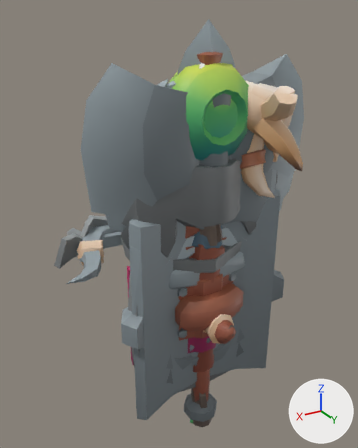
Before and after pictures for a commit that changed the glTF model assets/weapons.glb.
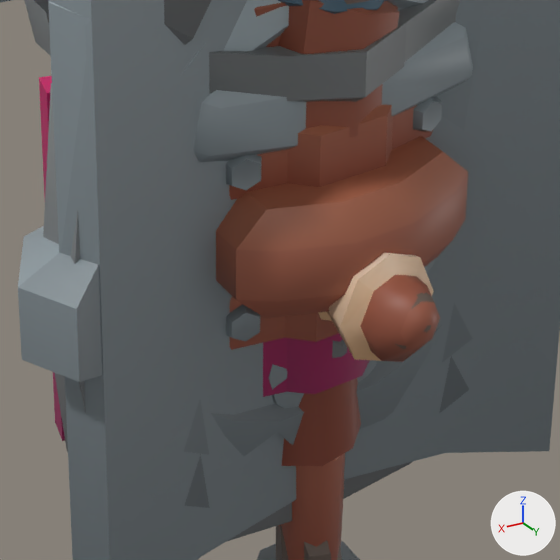
There are two pictures of each version: one whole from a 50 mm lens placed at (1.299, 1.916, 1.441), pointed at (-0.075, -0.374, 0.297), one close up on the part from 32% to 75% of the width and 55% to 89% of the height. Every picture has the same lights, and +X, +Y and +Z are marked at lower right. The older version's two pictures come first. Where no turn or scale is listed for an object, it has been applied to the vertices.

Names of what the first close-up shows: 'Skeleton_Axe', 'Skeleton_Blade', 'Skeleton_Shield_Large_A', 'Skeleton_Shield_Small_A', 'axe_2handed.001', 'crossbow_2handed.001', 'shield_round.001', 'shield_spikes.001', 'shield_square.001', 'spellbook_open', 'staff', 'sword_1handed.001' and 3 more.
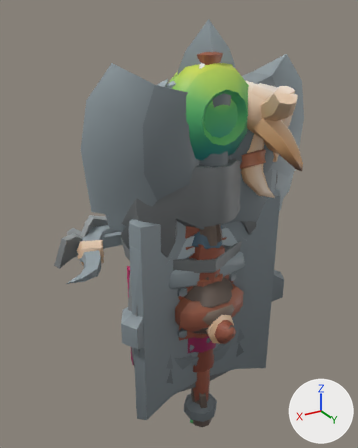
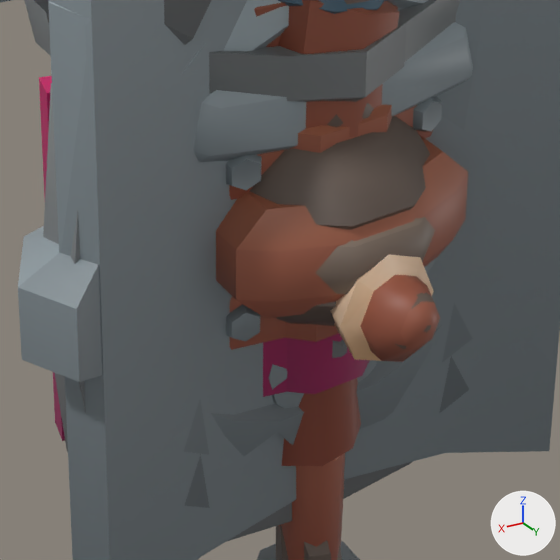
Changed parts and their boxes (x1, y1, x2, y2) in the close-ups (560 x 560 px):
```json
{"object": "smokebomb.001", "change": "added", "after": [250, 103, 435, 326], "on screen": "brown"}
```

Edits to the scene script, one JSON object a line:
```json
{"op": "add", "block": "me_cylinder_459", "code": ["me_cylinder_459 = bpy.data.meshes.new('Cylinder.459')", "me_cylinder_459.from_pydata(...)  # 157 vertices, 310 faces; spans x -0.191..0.191, y -0.182..0.182, z -0.212..0.212", "me_cylinder_459.materials.append(mat_rogue_texture)  # picture img_rogue_texture"]}
{"op": "add", "block": "ob_smokebomb_001", "code": ["ob_smokebomb_001 = bpy.data.objects.new('smokebomb.001', me_cylinder_459)", "ob_smokebomb_001.location = (0.0, 0.0, 0.04)"]}
```
